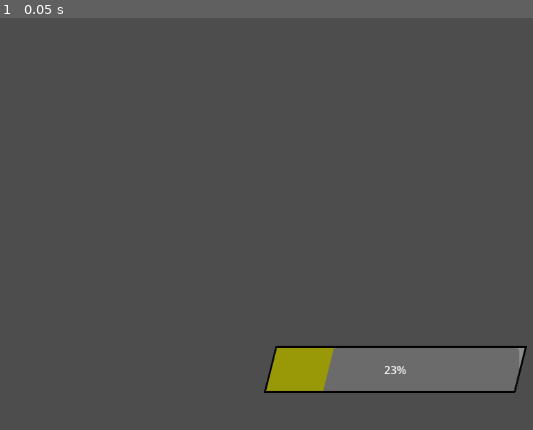
Above: before the commit, frame 1.
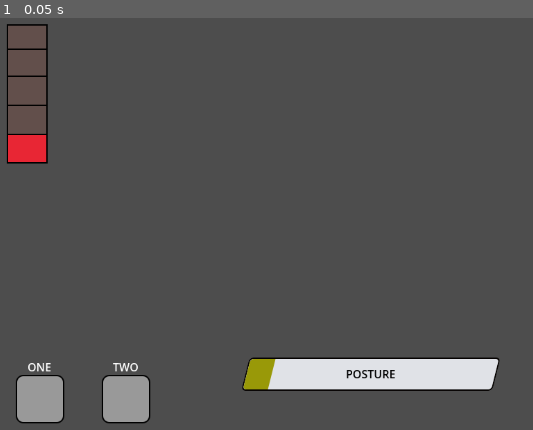
Above: after the commit, the same moment.

Repository: IIcyTundra/RC_2024
Game: Godot game, scene res://control.tscn
Two runs of this game, one before a commit and one after it. Both use one fixed random seed, a clock stepped at 60 frames per second and the inputs below. This scene is started directly instead of the project's main scene.
Inputs:
- Up to frame 1 (0.05 s): no input

The runs differ from the first frame. In frame 1, 8.7% of the frame differs, in the area x 1-99%, y 1-99%.

Commit message:
Addition of Healthbar, item Boxes, adjustments to posture bar.
title.

Diff:
--- a/control.tscn
+++ b/control.tscn
@@ -1,19 +1,80 @@
-[gd_scene load_steps=4 format=3 uid="uid://bc801ot4hr3sp"]
+[gd_scene load_steps=12 format=3 uid="uid://bc801ot4hr3sp"]
 
 [ext_resource type="Script" path="res://ProgressBar.gd" id="1_33lej"]
 
 [sub_resource type="StyleBoxFlat" id="StyleBoxFlat_dt2rn"]
 bg_color = Color(0.556863, 0.556863, 0.556863, 1)
 skew = Vector2(0.25, 0)
-border_width_left = 3
-border_width_top = 3
-border_width_right = 3
-border_width_bottom = 3
+border_width_left = 2
+border_width_top = 2
+border_width_right = 2
+border_width_bottom = 2
 border_color = Color(0.0196078, 0.00784314, 0.00392157, 1)
+corner_radius_top_left = 5
+corner_radius_top_right = 5
+corner_radius_bottom_right = 5
+corner_radius_bottom_left = 5
+
+[sub_resource type="StyleBoxFlat" id="StyleBoxFlat_wo5iq"]
+bg_color = Color(0.878431, 0.886275, 0.905882, 1)
+skew = Vector2(0.25, 0)
+corner_radius_top_left = 5
+corner_radius_top_right = 5
+corner_radius_bottom_right = 5
+corner_radius_bottom_left = 5
 
 [sub_resource type="StyleBoxFlat" id="StyleBoxFlat_y4pyt"]
 bg_color = Color(0.6, 0.6, 0.0313726, 1)
 skew = Vector2(0.25, 0)
+corner_radius_top_left = 5
+corner_radius_bottom_left = 5
+
+[sub_resource type="Theme" id="Theme_t3pq2"]
+
+[sub_resource type="StyleBoxFlat" id="StyleBoxFlat_r70tn"]
+bg_color = Color(0.529412, 0.780392, 0.447059, 0)
+border_width_left = 2
+border_width_top = 2
+border_width_right = 2
+border_width_bottom = 2
+border_color = Color(0, 0, 0, 1)
+
+[sub_resource type="StyleBoxFlat" id="StyleBoxFlat_qh26p"]
+bg_color = Color(0.67451, 0.341176, 0.266667, 0.223529)
+
+[sub_resource type="StyleBoxFlat" id="StyleBoxFlat_fhdn2"]
+bg_color = Color(0.909804, 0.14902, 0.203922, 1)
+
+[sub_resource type="StyleBoxFlat" id="StyleBoxFlat_xmqh2"]
+bg_color = Color(0.6, 0.6, 0.6, 0)
+border_width_left = 2
+border_width_top = 2
+border_width_right = 2
+border_width_bottom = 2
+border_color = Color(0, 0, 0, 1)
+
+[sub_resource type="StyleBoxFlat" id="StyleBoxFlat_5kdpn"]
+border_width_left = 2
+border_width_top = 2
+border_width_right = 2
+border_width_bottom = 2
+border_color = Color(0, 0, 0, 1)
+corner_radius_top_left = 10
+corner_radius_top_right = 10
+corner_radius_bottom_right = 10
+corner_radius_bottom_left = 10
+corner_detail = 7
+
+[sub_resource type="StyleBoxFlat" id="StyleBoxFlat_1euge"]
+border_width_left = 2
+border_width_top = 2
+border_width_right = 2
+border_width_bottom = 2
+border_color = Color(0, 0, 0, 1)
+corner_radius_top_left = 10
+corner_radius_top_right = 10
+corner_radius_bottom_right = 10
+corner_radius_bottom_left = 10
 
 [node name="Control" type="Control"]
 layout_mode = 3
@@ -25,28 +86,114 @@
 
 [node name="PostureBarBackground" type="Panel" parent="."]
 clip_children = 2
-layout_mode = 0
-offset_left = 432.0
-offset_top = 512.0
-offset_right = 795.0
-offset_bottom = 580.0
+layout_direction = 2
+layout_mode = 1
+anchors_preset = -1
+anchor_left = 0.493
+anchor_top = 0.5
+anchor_right = 0.493
+anchor_bottom = 0.5
+offset_left = -170.936
+offset_top = 205.0
+offset_right = 191.064
+offset_bottom = 253.0
 theme_override_styles/panel = SubResource("StyleBoxFlat_dt2rn")
 
-[node name="ProgressBar" type="ProgressBar" parent="PostureBarBackground"]
-layout_mode = 1
-anchors_preset = 8
-anchor_left = 0.5
-anchor_top = 0.5
-anchor_right = 0.5
-anchor_bottom = 0.5
-offset_left = -178.5
-offset_top = -31.0
-offset_right = 178.5
-offset_bottom = 31.0
+[node name="PostureBar" type="ProgressBar" parent="PostureBarBackground"]
+show_behind_parent = true
+layout_mode = 2
+anchor_right = 0.199
+anchor_bottom = 0.548
+offset_left = 2.0
+offset_top = 2.0
+offset_right = 287.962
+offset_bottom = 19.696
 grow_horizontal = 2
 grow_vertical = 2
+pivot_offset = Vector2(1, 1)
+theme_override_styles/background = SubResource("StyleBoxFlat_wo5iq")
 theme_override_styles/fill = SubResource("StyleBoxFlat_y4pyt")
 step = 0.25
-value = 23.0
+value = 10.0
 rounded = true
+show_percentage = false
 script = ExtResource("1_33lej")
+
+[node name="Label" type="Label" parent="PostureBarBackground/PostureBar"]
+layout_mode = 0
+offset_right = 358.0
+offset_bottom = 44.0
+theme_override_colors/font_color = Color(0, 0, 0, 1)
+text = "POSTURE"
+horizontal_alignment = 1
+vertical_alignment = 1
+
+[node name="Health" type="Panel" parent="."]
+layout_mode = 0
+offset_left = 53.0
+offset_top = 48.0
+offset_right = 112.0
+offset_bottom = 249.0
+theme = SubResource("Theme_t3pq2")
+theme_override_styles/panel = SubResource("StyleBoxFlat_r70tn")
+
+[node name="ProgressBar" type="ProgressBar" parent="Health"]
+layout_mode = 0
+offset_left = 2.0
+offset_top = 2.0
+offset_right = 57.0
+offset_bottom = 199.0
+theme_override_styles/background = SubResource("StyleBoxFlat_qh26p")
+theme_override_styles/fill = SubResource("StyleBoxFlat_fhdn2")
+step = 20.0
+value = 20.0
+fill_mode = 3
+show_percentage = false
+
+[node name="health_qtr2" type="Panel" parent="Health"]
+offset_top = 116.0
+offset_right = 59.0
+offset_bottom = 160.0
+theme_override_styles/panel = SubResource("StyleBoxFlat_xmqh2")
+
+[node name="health_qtr3" type="Panel" parent="Health"]
+offset_top = 74.0
+offset_right = 59.0
+offset_bottom = 118.0
+theme_override_styles/panel = SubResource("StyleBoxFlat_xmqh2")
+
+[node name="health_qtr4" type="Panel" parent="Health"]
+offset_top = 35.0
+offset_right = 59.0
+offset_bottom = 76.0
+theme_override_styles/panel = SubResource("StyleBoxFlat_xmqh2")
+
+[node name="Item_Box_1" type="Panel" parent="."]
+offset_left = 190.0
+offset_top = 554.0
+offset_right = 260.0
+offset_bottom = 624.0
+theme_override_styles/panel = SubResource("StyleBoxFlat_5kdpn")
+
+[node name="Label" type="Label" parent="Item_Box_1"]
+layout_mode = 0
+offset_left = 15.0
+offset_top = -23.0
+offset_right = 55.0
+text = "TWO"
+horizontal_alignment = 1
+
+[node name="Item_Box_2" type="Panel" parent="."]
+layout_mode = 0
+offset_left = 66.0
+offset_top = 554.0
+offset_right = 136.0
+offset_bottom = 624.0
+theme_override_styles/panel = SubResource("StyleBoxFlat_1euge")
+
+[node name="Label" type="Label" parent="Item_Box_2"]
+offset_left = 15.0
+offset_top = -23.0
+offset_right = 55.0
+text = "ONE"
+horizontal_alignment = 1
Not shown, added: Pos91C3.tmp
Not shown, added: Pro89E3.tmp
